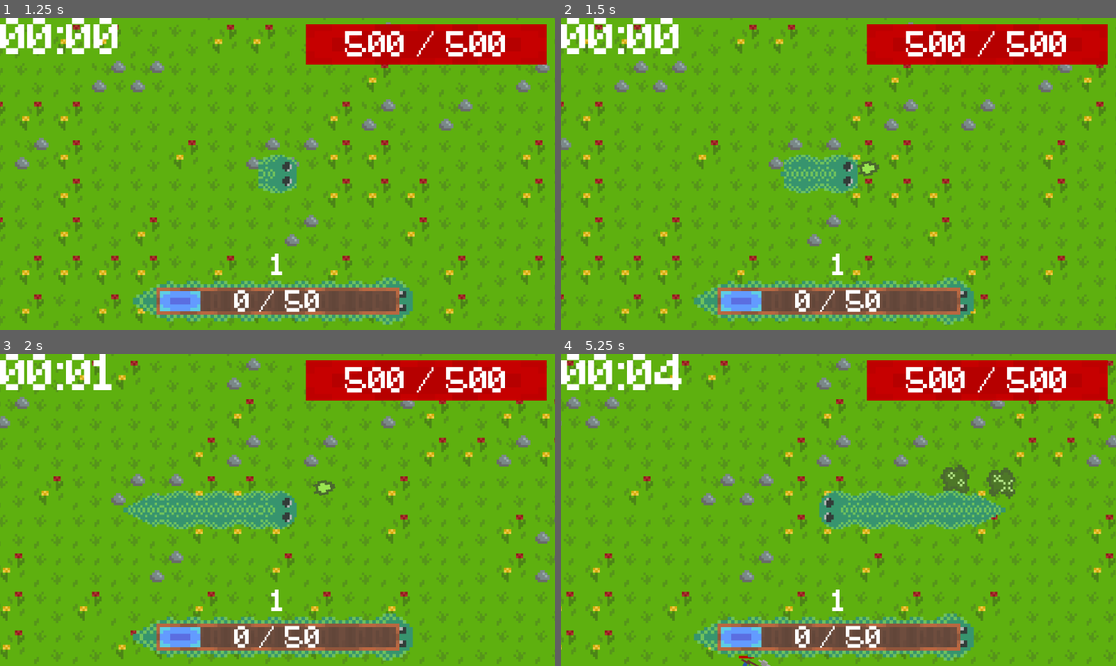
Above: before the commit, frames 1-4 (two rows, left to right).
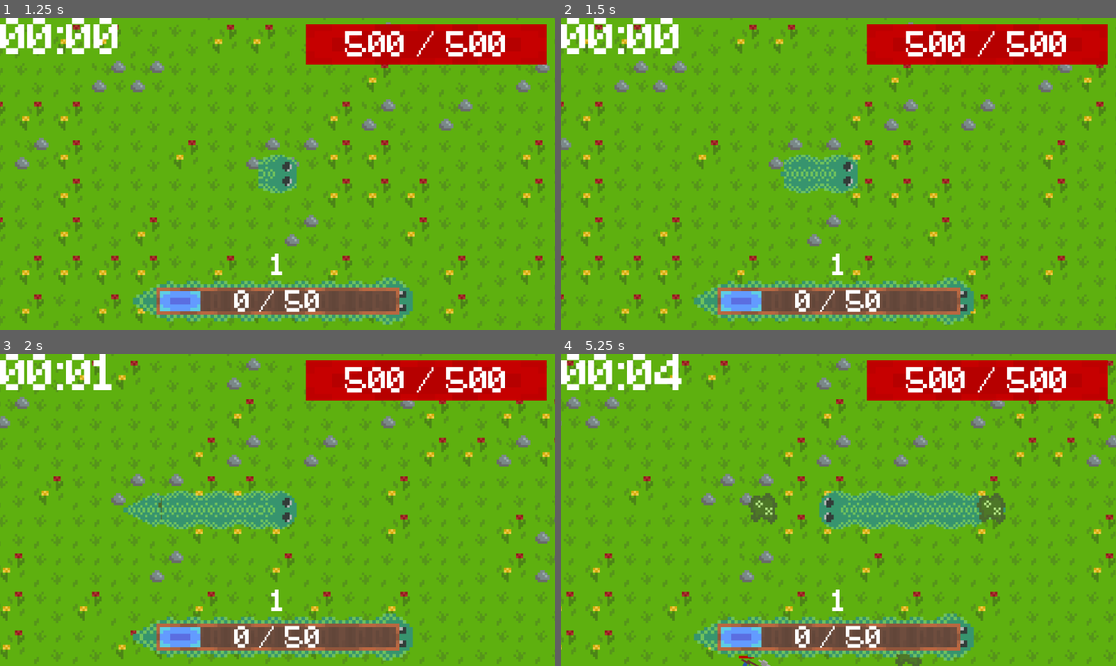
Above: after the commit, the same moments.

Repository: EdWinMaster0/ProjectSnake
Game: Godot game, scene res://scenes/Menu.tscn
Two runs of this game, one before a commit and one after it. Both use one fixed random seed, a clock stepped at 60 frames per second and the inputs below.
Inputs (mouse positions are in pixels of both pictures, inside the frame that each line leads up to):
- Up to frame 1 (1.25 s): click "Start" at 0.5 s
- Up to frame 2 (1.5 s): tap Enter at 1.25 s; move the mouse to (960, 158) at 1.27 s; hold D (Right) from 1.28 s (still down); tap Space (Action) at 1.35 s
- Up to frame 3 (2 s): keep holding D (Right)
- Up to frame 4 (5.25 s): move the mouse to (727, 525) at 2.02 s; release D (Right) at 2.03 s; hold S (Down) 2.03-2.78 s; tap Space (Action) every 0.75 s from 2.1 to 5.1 s; move the mouse to (894, 441) at 2.77 s; hold D (Right) 2.78-3.53 s; move the mouse to (810, 572) at 3.52 s; hold Up (Up) 3.53-4.28 s; move the mouse to (1005, 556) at 4.27 s; hold A (Left) from 4.28 s (still down); move the mouse to (672, 463) at 5.02 s

Frame 1 is identical in both runs. In frame 2, 0.1% of the frame differs, in the area x 53-58%, y 45-51%; in frame 3, 0.2%; in frame 4, 1.6%, in the area x 33-82%, y 35-100%.
Error after the commit: Invalid access to property or key 'p_speed' on a base object of type 'Node (global_variables.gd)'. (res://scenes/Projectile.tscn::GDScript_4qpkb:16)

Commit message:
Add files via upload

Diff:
--- a/snake-survivors/scenes/Projectile.tscn
+++ b/snake-survivors/scenes/Projectile.tscn
@@ -1,7 +1,68 @@
 [gd_scene load_steps=4 format=3 uid="uid://c0xdfoq7cuel5"]
 
-[ext_resource type="Script" path="res://projectile.gd" id="1_kfr6m"]
 [ext_resource type="Texture2D" uid="uid://5epcyefp6kfd" path="res://assets/Sprite-0001.png" id="2_3ou3x"]
+
+[sub_resource type="GDScript" id="GDScript_4qpkb"]
+script/source = "extends Area2D
+
+var deceleration = 600
+var velocity = Vector2()
+var countdown = []
+var enemy = []
+var until_pierce = 0
+
+var puddle_scene = preload(\"res://scenes/Puddle.tscn\")
+
+static var puddles = []
+
+func _ready() -> void:
+	look_at(get_global_mouse_position())
+
+	velocity = transform.x * GlobalVariables.p_speed
+
+func _physics_process(delta):
+	if velocity.length() > 0:
+		velocity = velocity.move_toward(Vector2.ZERO, deceleration * delta)
+
+	for i in range(countdown.size() - 1, -1, -1):
+		if countdown[i] > 0:
+			countdown[i] -= 1
+		else:
+			if is_instance_valid(enemy[i]):
+				enemy[i].get_child(0).modulate = Color(1, 1, 1)
+			enemy.remove_at(i)
+			countdown.remove_at(i)
+
+	position += velocity * delta
+
+	if velocity.length() < 1:
+		create_puddle(position)
+		queue_free()
+
+
+func create_puddle(pos: Vector2) -> void:
+	var puddle = puddle_scene.instantiate()
+	get_parent().add_child(puddle)
+	puddle.position = pos
+
+	puddles.append(puddle)
+
+	if puddles.size() > GlobalVariables.max_puddles:
+		var oldest_puddle = puddles.pop_front()
+		if oldest_puddle:
+			oldest_puddle.queue_free()
+
+func _on_body_entered(body: Node2D) -> void:
+	if body.name.contains(\"Enemy\"):
+		until_pierce += 1
+		enemy.append(body)
+		body.health -= GlobalVariables.damage * randf_range(0.7, 1.3)
+		body.get_child(0).modulate = Color(5, 0, 0)
+		countdown.append(20)
+		if until_pierce == GlobalVariables.pierce:
+			create_puddle(body.position)
+			queue_free()
+"
 
 [sub_resource type="CapsuleShape2D" id="CapsuleShape2D_t6650"]
 radius = 15.0
@@ -12,7 +73,7 @@
 collision_mask = 4
 linear_damp = 100.0
 angular_damp = 100.0
-script = ExtResource("1_kfr6m")
+script = SubResource("GDScript_4qpkb")
 
 [node name="Sprite2D" type="Sprite2D" parent="."]
 z_index = 20
